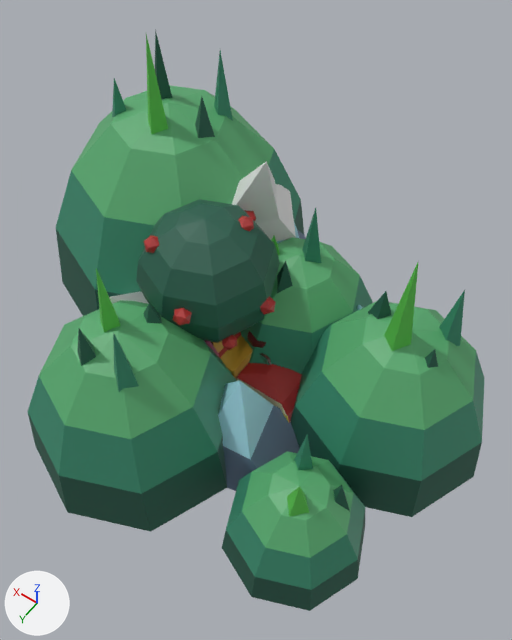
The FBX model Assets/Imports/Buildings/Buildings/xMine.fbx as it was, and as the next commit left it.
Rendered twice from a 50 mm camera at (-147.0, 168.0, 323.0) aimed at (-29.0, 3.0, 63.0). Lighting does not change. The marker at lower left points along +X, +Y and +Z. Where no turn or scale is listed for an object, it has been applied to the vertices.
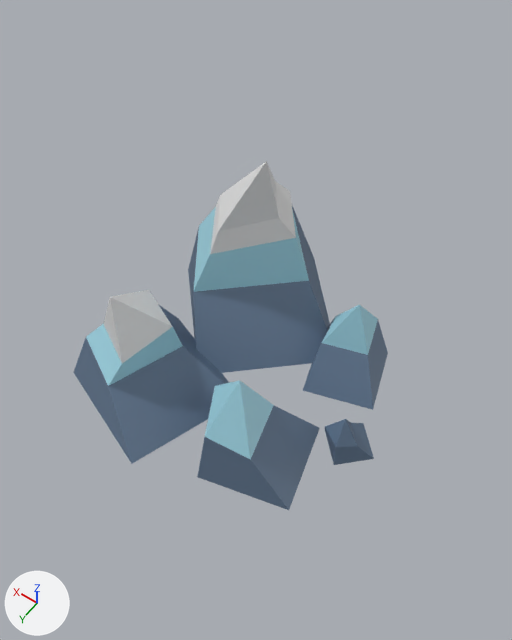
Pixel boxes [x1, y1, x2, y2] of what changed, in the pictures (512 x 640 px):
'Sphere.010', deleted (green): before [28, 300, 237, 532]
'Sphere.008', deleted (green): before [291, 301, 484, 517]
'Sphere.014', deleted (green): before [56, 85, 304, 316]
'Sphere.006', deleted (green): before [222, 451, 365, 611]
'Sphere', deleted (green): before [136, 199, 280, 343]
'Sphere.012', deleted (green): before [240, 237, 373, 374]
'Cube.001', deleted (red): before [237, 363, 302, 423]
'Cone.005', deleted (green): before [384, 260, 419, 351]
'Cone.019', deleted (green): before [146, 34, 168, 134]
'Cube.014', deleted (brown): before [211, 334, 253, 380]
'Cone.017', deleted (green): before [113, 332, 139, 392]
'Cone.010', deleted (green): before [439, 290, 465, 346]
'Cone.015', deleted (green): before [96, 268, 120, 332]
'Cone.021', deleted (green): before [214, 51, 233, 121]
'Cone.014', deleted (green): before [302, 208, 321, 263]
'Cone.022', deleted (green): before [155, 29, 172, 99]
'Cone.002', deleted (green): before [287, 487, 309, 517]
'Cone.020', deleted (green): before [195, 97, 215, 138]
'Cone.016', deleted (green): before [78, 329, 96, 366]
'Cone.004', deleted: before [294, 434, 313, 470]
'Cone.011', deleted: before [368, 291, 391, 319]
'Cone.013', deleted: before [277, 261, 293, 293]
'Cone.023', deleted: before [112, 78, 126, 117]
'Icosphere.001', deleted: before [173, 308, 191, 325]
'Cone.018', deleted: before [143, 303, 162, 323]
'Icosphere.002', deleted: before [222, 210, 256, 350]
'Cone.003', deleted: before [334, 485, 350, 511]
'Icosphere.004', deleted: before [144, 235, 159, 253]
'Cube', deleted: before [237, 378, 291, 422]
'Icosphere', deleted: before [260, 296, 276, 314]
'Icosphere.007', deleted: before [238, 215, 254, 231]
'Cone.007', deleted: before [425, 349, 438, 368]
'Cylinder.002', deleted: before [247, 331, 266, 348]
'Cube.007', deleted: before [218, 332, 250, 379]
'Cylinder', deleted: before [259, 353, 271, 365]
'Tower', deleted: before [204, 340, 219, 357]
'Cone.012', deleted: before [271, 236, 280, 255]
'Cone.009', unchanged, uncovered by the edit: before [232, 161, 306, 243]; after [188, 161, 330, 373]
'Cone.006', unchanged, uncovered by the edit: before [110, 291, 149, 304]; after [73, 290, 229, 464]
'Cone.008', unchanged, uncovered by the edit: before [357, 305, 363, 310]; after [303, 305, 388, 410]
'Cone', unchanged, uncovered by the edit: after [325, 419, 374, 465]

Diff of the bpy script that builds the scene:
```diff
--- a/Assets/Imports/Buildings/Buildings/xMine.fbx.py
+++ b/Assets/Imports/Buildings/Buildings/xMine.fbx.py
@@ ob_sphere_014 @@
-ob_sphere_014 = bpy.data.objects.new('Sphere.014', me_sphere_021)
@@ ob_cone_013 @@
-ob_cone_013 = bpy.data.objects.new('Cone.013', me_cone_030)
@@ ob_cone_012 @@
-ob_cone_012 = bpy.data.objects.new('Cone.012', me_cone_029)
@@ ob_sphere_012 @@
-ob_sphere_012 = bpy.data.objects.new('Sphere.012', me_sphere_019)
@@ ob_sphere_010 @@
-ob_sphere_010 = bpy.data.objects.new('Sphere.010', me_sphere_017)
@@ ob_cube_001 @@
-ob_cube_001 = bpy.data.objects.new('Cube.001', me_cube_012)
@@ ob_tower @@
-ob_tower = bpy.data.objects.new('Tower', me_cylinder)
@@ ob_cylinder_002 @@
-ob_cylinder_002 = bpy.data.objects.new('Cylinder.002', me_cylinder_021)
@@ ob_cube_007 @@
-ob_cube_007 = bpy.data.objects.new('Cube.007', me_cube_029)
@@ ob_sphere_008 @@
-ob_sphere_008 = bpy.data.objects.new('Sphere.008', me_sphere_015)
@@ ob_icosphere_001 @@
-ob_icosphere_001 = bpy.data.objects.new('Icosphere.001', me_icosphere_001)
@@ ob_icosphere_002 @@
-ob_icosphere_002 = bpy.data.objects.new('Icosphere.002', me_icosphere_002)
@@ ob_sphere @@
-ob_sphere = bpy.data.objects.new('Sphere', me_sphere_004)
@@ ob_cone_021 @@
-ob_cone_021 = bpy.data.objects.new('Cone.021', me_cone_038)
@@ ob_icosphere_007 @@
-ob_icosphere_007 = bpy.data.objects.new('Icosphere.007', me_icosphere_007)
@@ ob_sphere_006 @@
-ob_sphere_006 = bpy.data.objects.new('Sphere.006', me_sphere_013)
@@ ob_icosphere @@
-ob_icosphere = bpy.data.objects.new('Icosphere', me_icosphere)
@@ ob_icosphere_004 @@
-ob_icosphere_004 = bpy.data.objects.new('Icosphere.004', me_icosphere_004)
@@ ob_cone_023 @@
-ob_cone_023 = bpy.data.objects.new('Cone.023', me_cone_040)
@@ ob_cone_022 @@
-ob_cone_022 = bpy.data.objects.new('Cone.022', me_cone_039)
@@ ob_cylinder @@
-ob_cylinder = bpy.data.objects.new('Cylinder', me_cylinder_022)
@@ ob_cone_020 @@
-ob_cone_020 = bpy.data.objects.new('Cone.020', me_cone_037)
@@ ob_cone_019 @@
-ob_cone_019 = bpy.data.objects.new('Cone.019', me_cone_036)
@@ ob_cube_014 @@
-ob_cube_014 = bpy.data.objects.new('Cube.014', me_cube_050)
@@ ob_cone_017 @@
-ob_cone_017 = bpy.data.objects.new('Cone.017', me_cone_034)
@@ ob_cone_016 @@
-ob_cone_016 = bpy.data.objects.new('Cone.016', me_cone_033)
@@ ob_cone_018 @@
-ob_cone_018 = bpy.data.objects.new('Cone.018', me_cone_035)
@@ ob_cone_011 @@
-ob_cone_011 = bpy.data.objects.new('Cone.011', me_cone_028)
@@ ob_cone_010 @@
-ob_cone_010 = bpy.data.objects.new('Cone.010', me_cone_027)
@@ ob_cone_007 @@
-ob_cone_007 = bpy.data.objects.new('Cone.007', me_cone_026)
@@ ob_cone_005 @@
-ob_cone_005 = bpy.data.objects.new('Cone.005', me_cone_025)
@@ ob_cone_004 @@
-ob_cone_004 = bpy.data.objects.new('Cone.004', me_cone_024)
@@ ob_cone_003 @@
-ob_cone_003 = bpy.data.objects.new('Cone.003', me_cone_023)
@@ ob_cone_002 @@
-ob_cone_002 = bpy.data.objects.new('Cone.002', me_cone_022)
@@ ob_cone_015 @@
-ob_cone_015 = bpy.data.objects.new('Cone.015', me_cone_032)
@@ ob_cube @@
-ob_cube = bpy.data.objects.new('Cube', me_cube_028)
@@ ob_cone_014 @@
-ob_cone_014 = bpy.data.objects.new('Cone.014', me_cone_031)
```
